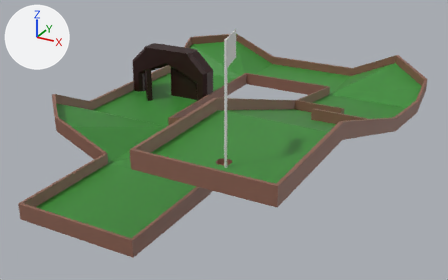
Before and after pictures for a commit that changed the Blender file Project_1/Assets/Models/Levels/lvl_2.blend.
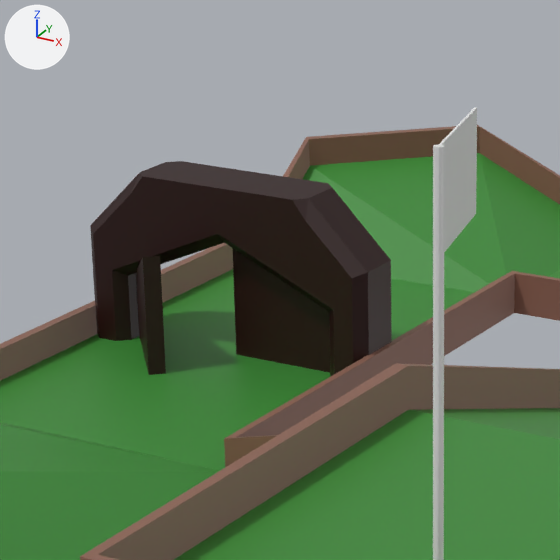
Each version is shown whole from a 50 mm camera at (42.4, -51.0, 36.8) aimed at (2.3, 21.9, 0.4), then close up on the part from 24% to 58% of the width and 0% to 54% of the height. The axes (+X, +Y, +Z) are drawn at upper left. The lights are the same throughout.
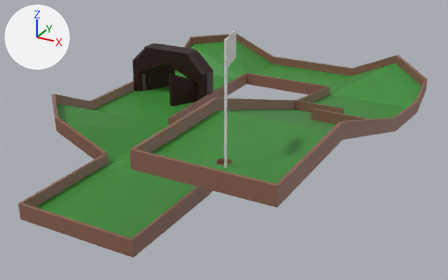
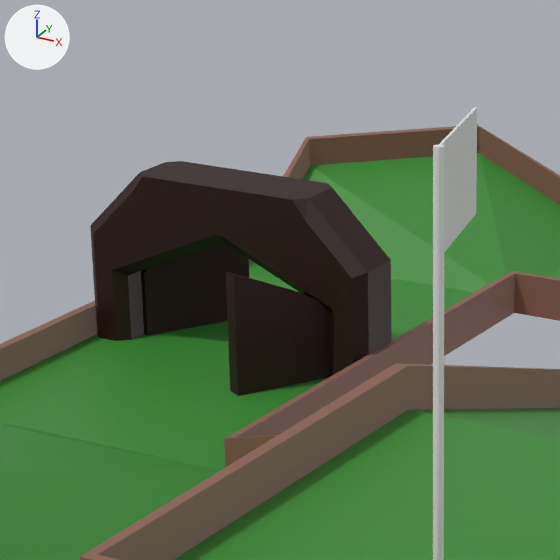
What changed in the scene script:
```text
Change me_cube:
    where me_cube.from_pydata(...)  # 348 vertices, 339 faces; spans x -8.0..39.3, y -43.8..25.2, z -6.4..6.1
    used by ob_cube_001; location = (-15.12, 35.75, 6.07)
    verts and faces of me_cube; kept vertices keep their numbers, new ones are numbered from 348
    before: 332 (5.5, -1.0, -2.6), 333 (5.5, -0.3, -2.6), 334 (-0.1, -1.0, -0.1), 335 (-0.1, -0.3, -0.1), 336 (5.5, -1.0, -5.8)
    before: 337 (5.5, -0.3, -5.8), 338 (-0.1, -1.0, -5.8) at pixel (236, 354), 339 (-0.1, -0.3, -5.8)
    me_cube part 1: the loose piece of 8 vertices spanning x -5.7..-1.5, y -5.3..-0.5, z -5.8..-0.1 is deleted
    me_cube part 2
    add delete_vertices([*range(336, 340)])  # with the faces that use them
    add faces += [(332, 334, 335, 333)]  # mat_stuff (black #270200)
Add me_cube_003:
    me_cube_003.from_pydata([(0.0, -0.4, 1.6), (0.0, 0.4, 1.6), (-5.56, -0.4, 4.02), (-5.56, 0.4, 4.02), (0.0, -0.4, -1.6), (0.0, 0.4, -1.6), (-5.56, -0.4, -1.6), (-5.56, 0.4, -1.6)], [], [(0, 2, 6, 4), (5, 4, 6, 7), (1, 0, 4, 5), (3, 1, 5, 7), (2, 3, 7, 6), (1, 3, 2, 0)])
    me_cube_003.materials.append(mat_stuff)  # black #270200
Add ob_door_l:
    ob_door_l = bpy.data.objects.new('door_L', me_cube_003)
    ob_door_l.location = (-20.77, 35.1, 1.91)
    ob_door_l.rotation_euler = (0.0, 0.0, -2.094)  # degrees (0, 0, -120)
Add ob_door_r:
    ob_door_r = bpy.data.objects.new('door_R', me_cube_003.copy())
    ob_door_r.location = (-9.65, 35.1, 1.91)
    ob_door_r.rotation_euler = (0.0, 0.0, 1.047)  # degrees (0, 0, 60)
```

Where the change shows, as pixel boxes (x1, y1, x2, y2) in the close-ups (560 x 560 px):
'door_R', added
    after: (226, 271, 331, 396)
'door_L', added (black)
    after: (141, 243, 249, 336)
part 1 of me_cube, deleted (black)
    before: (136, 256, 166, 375)
part 2 of me_cube, cut back (black)
    before: (232, 248, 330, 372)
